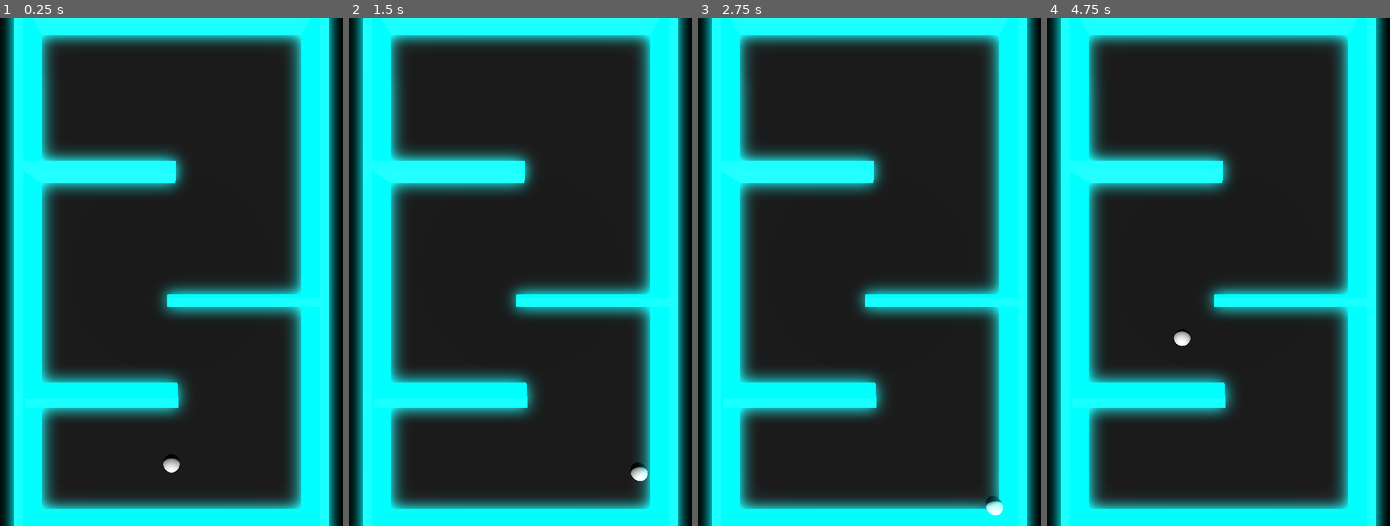
Above: before the commit, frames 1-4 (left to right).
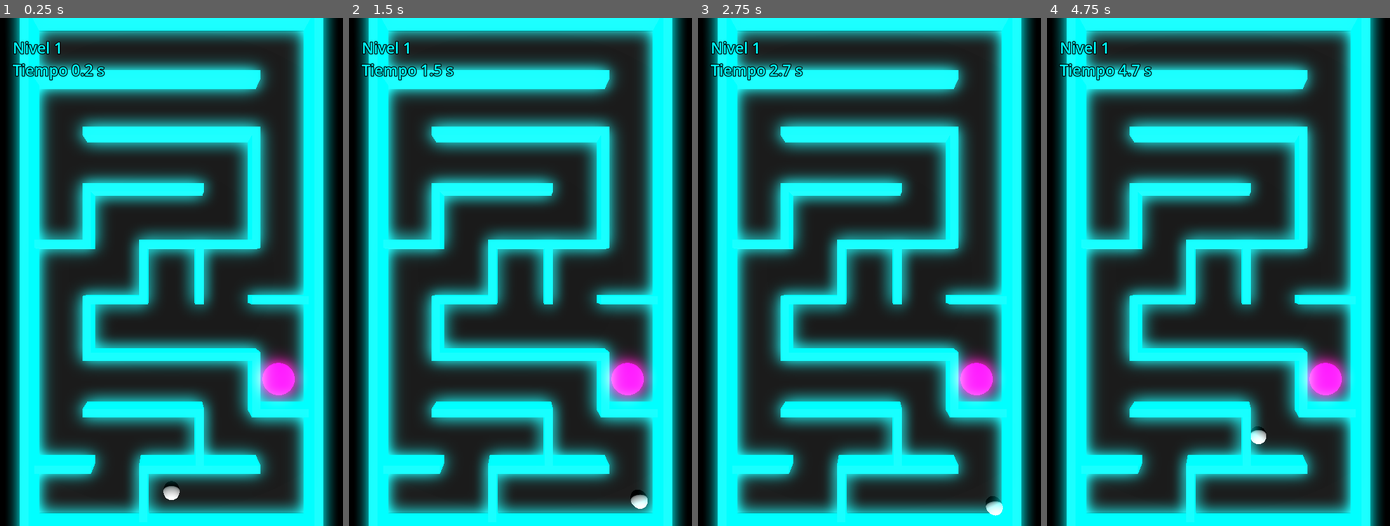
Above: after the commit, the same moments.

Repository: FranJBDev/Neon-Tower-Ball-Climb
Game: Godot game, scene res://scenes/labyrinth.tscn
Two runs of this game, one before a commit and one after it. Both use one fixed random seed, a clock stepped at 60 frames per second and the inputs below.
Inputs:
- Up to frame 1 (0.25 s): no input
- Up to frame 2 (1.5 s): tap Enter at 0.5 s; hold Right (ui_right) 0.53-1.28 s; hold Down (ui_down) from 1.28 s (still down)
- Up to frame 3 (2.75 s): release Down (ui_down) at 2.03 s; hold Right (ui_right) from 2.03 s (still down)
- Up to frame 4 (4.75 s): tap Space at 2.75 s; release Right (ui_right) at 2.78 s; hold Up (ui_up) 2.78-3.53 s; hold Left (ui_left) from 3.53 s (still down)

The runs differ from the first frame. In frame 1, 58% of the frame differs, in the area x 0-99%, y 0-100%; in frame 2, 59%; in frame 3, 58%; in frame 4, 58%.

Commit message:
Add: Goal and scores

Diff:
--- /dev/null
+++ b/scenes/labyrinth.gd
@@ -0,0 +1,225 @@
+extends Node3D
+
+@export var columnas := 5
+@export var filas := 9
+@export var tam_celda := 2.0
+@export var grosor := 0.3
+@export var alto := 1.0
+@export var semilla := 0  # 0 = laberinto distinto cada vez
+@export var material_pared: Material
+@export var bola: RigidBody3D
+
+var _nivel := 1
+var _tiempo := 0.0
+var _mejor := -1.0
+var _etiqueta: Label
+
+var _contenedor: Node3D
+var _mat: Material
+var _mat_meta: Material
+var _rng := RandomNumberGenerator.new()
+var _celda_inicio := Vector2i.ZERO
+
+
+func _ready():
+	if bola == null:
+		bola = get_node_or_null("Ball") as RigidBody3D
+	generar()
+	_crear_hud()
+
+func _process(delta):
+	_tiempo += delta
+	_actualizar_hud()
+
+func generar():
+	if semilla == 0:
+		_rng.randomize()
+	else:
+		_rng.seed = semilla
+
+	if _contenedor:
+		_contenedor.queue_free()
+	_contenedor = Node3D.new()
+	_contenedor.name = "ParedesGeneradas"
+	add_child(_contenedor)
+
+	var pared_der := []
+	var pared_abajo := []
+	var visitada := []
+	for c in columnas:
+		pared_der.append([])
+		pared_abajo.append([])
+		visitada.append([])
+		for r in filas:
+			pared_der[c].append(true)
+			pared_abajo[c].append(true)
+			visitada[c].append(false)
+
+	var inicio := Vector2i(int(columnas / 2.0), filas - 1)
+	_celda_inicio = inicio
+	var meta := inicio
+	var prof_max := 1
+	var pila: Array[Vector2i] = [inicio]
+	visitada[inicio.x][inicio.y] = true
+
+	while not pila.is_empty():
+		var actual: Vector2i = pila.back()
+		var vecinos: Array[Vector2i] = []
+		for d in [Vector2i(1, 0), Vector2i(-1, 0), Vector2i(0, 1), Vector2i(0, -1)]:
+			var n: Vector2i = actual + d
+			if n.x >= 0 and n.x < columnas and n.y >= 0 and n.y < filas and not visitada[n.x][n.y]:
+				vecinos.append(n)
+
+		if vecinos.is_empty():
+			pila.pop_back()
+		else:
+			var sig: Vector2i = vecinos[_rng.randi() % vecinos.size()]
+			if sig.x > actual.x:
+				pared_der[actual.x][actual.y] = false
+			elif sig.x < actual.x:
+				pared_der[sig.x][sig.y] = false
+			elif sig.y > actual.y:
+				pared_abajo[actual.x][actual.y] = false
+			else:
+				pared_abajo[sig.x][sig.y] = false
+			visitada[sig.x][sig.y] = true
+			pila.append(sig)
+			# La celda más profunda del recorrido es la más lejana
+			if pila.size() > prof_max:
+				prof_max = pila.size()
+				meta = sig
+
+	var x0 := -columnas * tam_celda / 2.0
+	var z0 := -filas * tam_celda / 2.0
+	var y := alto / 2.0
+
+	for c in columnas - 1:
+		for r in filas:
+			if pared_der[c][r]:
+				_crear_pared(
+					Vector3(x0 + (c + 1) * tam_celda, y, z0 + (r + 0.5) * tam_celda),
+					Vector3(grosor, alto, tam_celda + grosor))
+
+	for c in columnas:
+		for r in filas - 1:
+			if pared_abajo[c][r]:
+				_crear_pared(
+					Vector3(x0 + (c + 0.5) * tam_celda, y, z0 + (r + 1) * tam_celda),
+					Vector3(tam_celda + grosor, alto, grosor))
+
+	_crear_meta(meta)
+
+
+func _centro_celda(c: int, r: int) -> Vector3:
+	return Vector3(
+		(c + 0.5 - columnas / 2.0) * tam_celda,
+		0.0,
+		(r + 0.5 - filas / 2.0) * tam_celda)
+
+
+func _crear_pared(pos: Vector3, tam: Vector3):
+	var cuerpo := StaticBody3D.new()
+	cuerpo.position = pos
+
+	var col := CollisionShape3D.new()
+	var forma := BoxShape3D.new()
+	forma.size = tam
+	col.shape = forma
+	cuerpo.add_child(col)
+
+	var malla := MeshInstance3D.new()
+	var caja := BoxMesh.new()
+	caja.size = tam
+	malla.mesh = caja
+	malla.material_override = _obtener_material()
+	cuerpo.add_child(malla)
+
+	_contenedor.add_child(cuerpo)
+
+
+func _crear_meta(celda: Vector2i):
+	var area := Area3D.new()
+	area.position = _centro_celda(celda.x, celda.y)
+
+	var col := CollisionShape3D.new()
+	var forma := CylinderShape3D.new()
+	forma.radius = 0.6
+	forma.height = 1.5
+	col.shape = forma
+	col.position.y = 0.9
+	area.add_child(col)
+
+	var malla := MeshInstance3D.new()
+	var disco := CylinderMesh.new()
+	disco.top_radius = 0.6
+	disco.bottom_radius = 0.6
+	disco.height = 0.02
+	malla.mesh = disco
+	malla.position.y = 0.26
+	malla.material_override = _obtener_material_meta()
+	area.add_child(malla)
+
+	area.body_entered.connect(_on_meta_alcanzada)
+	_contenedor.add_child(area)
+
+
+func _on_meta_alcanzada(body: Node3D):
+	if body == bola:
+		call_deferred("_nuevo_nivel")
+
+
+func _nuevo_nivel():
+	if semilla != 0:
+		semilla += 1
+	if _mejor < 0.0 or _tiempo < _mejor:
+		_mejor = _tiempo
+	_nivel += 1
+	_tiempo = 0.0
+	generar()
+	if bola:
+		var p := _centro_celda(_celda_inicio.x, _celda_inicio.y)
+		bola.global_position = to_global(p + Vector3(0, 0.6, 0))
+		bola.linear_velocity = Vector3.ZERO
+		bola.angular_velocity = Vector3.ZERO
+
+
+func _obtener_material() -> Material:
+	if material_pared:
+		return material_pared
+	if _mat == null:
+		var m := StandardMaterial3D.new()
+		m.albedo_color = Color(0, 1, 1)
+		m.emission_enabled = true
+		m.emission = Color(0, 0.7, 0.7)
+		m.emission_energy_multiplier = 4.0
+		_mat = m
+	return _mat
+
+
+func _obtener_material_meta() -> Material:
+	if _mat_meta == null:
+		var m := StandardMaterial3D.new()
+		m.albedo_color = Color(1, 0, 0.8)
+		m.emission_enabled = true
+		m.emission = Color(1, 0, 0.8)
+		m.emission_energy_multiplier = 3.0
+		_mat_meta = m
+	return _mat_meta
+
+func _crear_hud():
+	var capa := CanvasLayer.new()
+	add_child(capa)
+	_etiqueta = Label.new()
+	_etiqueta.position = Vector2(40, 60)
+	_etiqueta.add_theme_font_size_override("font_size", 48)
+	_etiqueta.add_theme_color_override("font_color", Color(0, 1, 1))
+	_etiqueta.add_theme_color_override("font_outline_color", Color.BLACK)
+	_etiqueta.add_theme_constant_override("outline_size", 10)
+	capa.add_child(_etiqueta)
+
+
+func _actualizar_hud():
+	var texto := "Nivel %d\nTiempo %.1f s" % [_nivel, _tiempo]
+	if _mejor >= 0.0:
+		texto += "\nMejor %.1f s" % _mejor
+	_etiqueta.text = texto
--- a/scenes/labyrinth.tscn
+++ b/scenes/labyrinth.tscn
@@ -1,5 +1,6 @@
-[gd_scene load_steps=10 format=3 uid="uid://c8sq683x4fja"]
+[gd_scene load_steps=11 format=3 uid="uid://c8sq683x4fja"]
 
+[ext_resource type="Script" path="res://scenes/labyrinth.gd" id="1_0xd7e"]
 [ext_resource type="Script" path="res://scenes/ball.gd" id="1_y0w38"]
 
 [sub_resource type="BoxMesh" id="BoxMesh_wwot7"]
@@ -10,15 +11,6 @@
 
 [sub_resource type="BoxShape3D" id="BoxShape3D_goudf"]
 size = Vector3(10, 0.5, 18)
-
-[sub_resource type="SphereMesh" id="SphereMesh_i7w4i"]
-radius = 0.3
-height = 0.6
-
-[sub_resource type="StandardMaterial3D" id="StandardMaterial3D_4bh20"]
-
-[sub_resource type="SphereShape3D" id="SphereShape3D_gq4xh"]
-radius = 0.3
 
 [sub_resource type="StandardMaterial3D" id="StandardMaterial3D_7tfn7"]
 albedo_color = Color(0, 1, 1, 1)
@@ -32,7 +24,17 @@
 glow_intensity = 0.5
 glow_hdr_threshold = 1.5
 
+[sub_resource type="SphereMesh" id="SphereMesh_i7w4i"]
+radius = 0.3
+height = 0.6
+
+[sub_resource type="StandardMaterial3D" id="StandardMaterial3D_4bh20"]
+
+[sub_resource type="SphereShape3D" id="SphereShape3D_gq4xh"]
+radius = 0.3
+
 [node name="Labyrinth" type="Node3D"]
+script = ExtResource("1_0xd7e")
 
 [node name="Floor" type="MeshInstance3D" parent="."]
 mesh = SubResource("BoxMesh_wwot7")
@@ -46,62 +48,28 @@
 [node name="DirectionalLight3D" type="DirectionalLight3D" parent="Floor"]
 transform = Transform3D(1, 0, 0, 0, 0.5, 0.866025, 0, -0.866025, 0.5, 0, 0, 0)
 
-[node name="Ball" type="RigidBody3D" parent="Floor"]
-transform = Transform3D(1, 0, 0, 0, -4.37114e-08, 1, 0, -1, -4.37114e-08, 0, 0.6, 7)
-continuous_cd = true
-linear_damp_mode = 1
-linear_damp = 2.0
-script = ExtResource("1_y0w38")
-
-[node name="MeshInstance3D" type="MeshInstance3D" parent="Floor/Ball"]
-transform = Transform3D(1, 0, 0, 0, -4.37114e-08, -1, 0, 1, -4.37114e-08, 0, 0, 0)
-mesh = SubResource("SphereMesh_i7w4i")
-skeleton = NodePath("../../..")
-surface_material_override/0 = SubResource("StandardMaterial3D_4bh20")
-
-[node name="CollisionShape3D" type="CollisionShape3D" parent="Floor/Ball"]
-shape = SubResource("SphereShape3D_gq4xh")
-
 [node name="NorthWall" type="CSGBox3D" parent="."]
 transform = Transform3D(1, 0, 0, 0, 1, 0, 0, 0, 1, 0, 1, -9)
 use_collision = true
-size = Vector3(10.3, 2, 0.3)
+size = Vector3(10.3, 1, 0.3)
 material = SubResource("StandardMaterial3D_7tfn7")
 
 [node name="SouthWall" type="CSGBox3D" parent="."]
 transform = Transform3D(1, 0, 0, 0, 1, 0, 0, 0, 1, 0, 1, 9)
 use_collision = true
-size = Vector3(10.3, 2, 0.3)
+size = Vector3(10.3, 1, 0.3)
 material = SubResource("StandardMaterial3D_7tfn7")
 
 [node name="EastWall" type="CSGBox3D" parent="."]
 transform = Transform3D(1, 0, 0, 0, 1, 0, 0, 0, 1, 5, 1, 0)
 use_collision = true
-size = Vector3(0.3, 2, 18)
+size = Vector3(0.3, 1, 18)
 material = SubResource("StandardMaterial3D_7tfn7")
 
 [node name="WestWall" type="CSGBox3D" parent="."]
 transform = Transform3D(1, 0, 0, 0, 1, 0, 0, 0, 1, -5, 1, 0)
 use_collision = true
-size = Vector3(0.3, 2, 18)
-material = SubResource("StandardMaterial3D_7tfn7")
-
-[node name="InnerWall1" type="CSGBox3D" parent="."]
-transform = Transform3D(1, 0, 0, 0, 1, 0, 0, 0, 1, -2.35, 1, -3.474)
-use_collision = true
-size = Vector3(5, 2, 0.3)
-material = SubResource("StandardMaterial3D_7tfn7")
-
-[node name="InnerWall2" type="CSGBox3D" parent="."]
-transform = Transform3D(1, 0, 0, 0, 1, 0, 0, 0, 1, 2.35, 1, 0.99)
-use_collision = true
-size = Vector3(5, 2, 0.3)
-material = SubResource("StandardMaterial3D_7tfn7")
-
-[node name="InnerWall3" type="CSGBox3D" parent="."]
-transform = Transform3D(1, 0, 0, 0, 1, 0, 0, 0, 1, -2.27687, 1, 4.28349)
-use_collision = true
-size = Vector3(5, 2, 0.3)
+size = Vector3(0.3, 1, 18)
 material = SubResource("StandardMaterial3D_7tfn7")
 
 [node name="WorldEnvironment" type="WorldEnvironment" parent="."]
@@ -111,3 +79,19 @@
 transform = Transform3D(1, 0, 0, 0, -4.37114e-08, 1, 0, -1, -4.37114e-08, 0, 14, 0)
 keep_aspect = 0
 fov = 50.0
+
+[node name="Ball" type="RigidBody3D" parent="."]
+transform = Transform3D(1, 0, 0, 0, -4.37114e-08, 1, 0, -1, -4.37114e-08, 0, 0.6, 8)
+continuous_cd = true
+linear_damp_mode = 1
+linear_damp = 2.0
+script = ExtResource("1_y0w38")
+
+[node name="MeshInstance3D" type="MeshInstance3D" parent="Ball"]
+transform = Transform3D(1, 0, 0, 0, -4.37114e-08, -1, 0, 1, -4.37114e-08, 0, 0, 0)
+mesh = SubResource("SphereMesh_i7w4i")
+skeleton = NodePath("../..")
+surface_material_override/0 = SubResource("StandardMaterial3D_4bh20")
+
+[node name="CollisionShape3D" type="CollisionShape3D" parent="Ball"]
+shape = SubResource("SphereShape3D_gq4xh")
